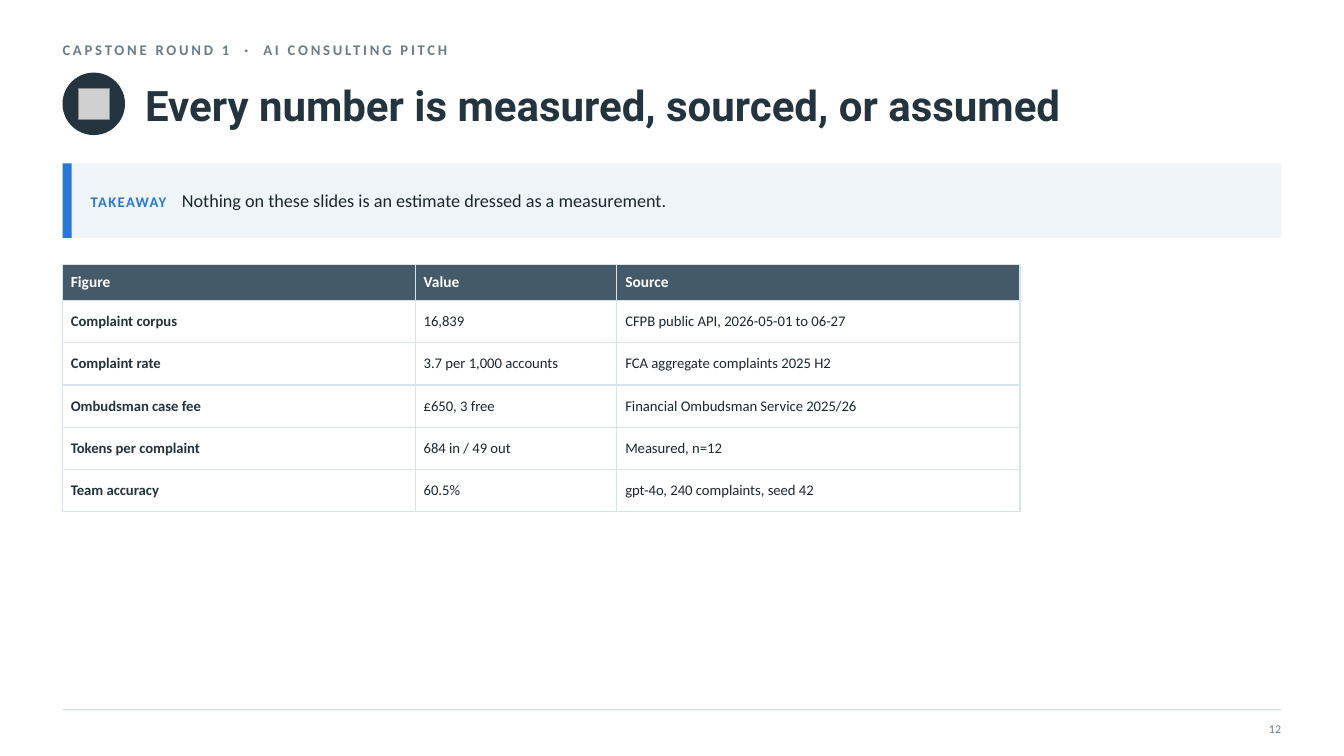
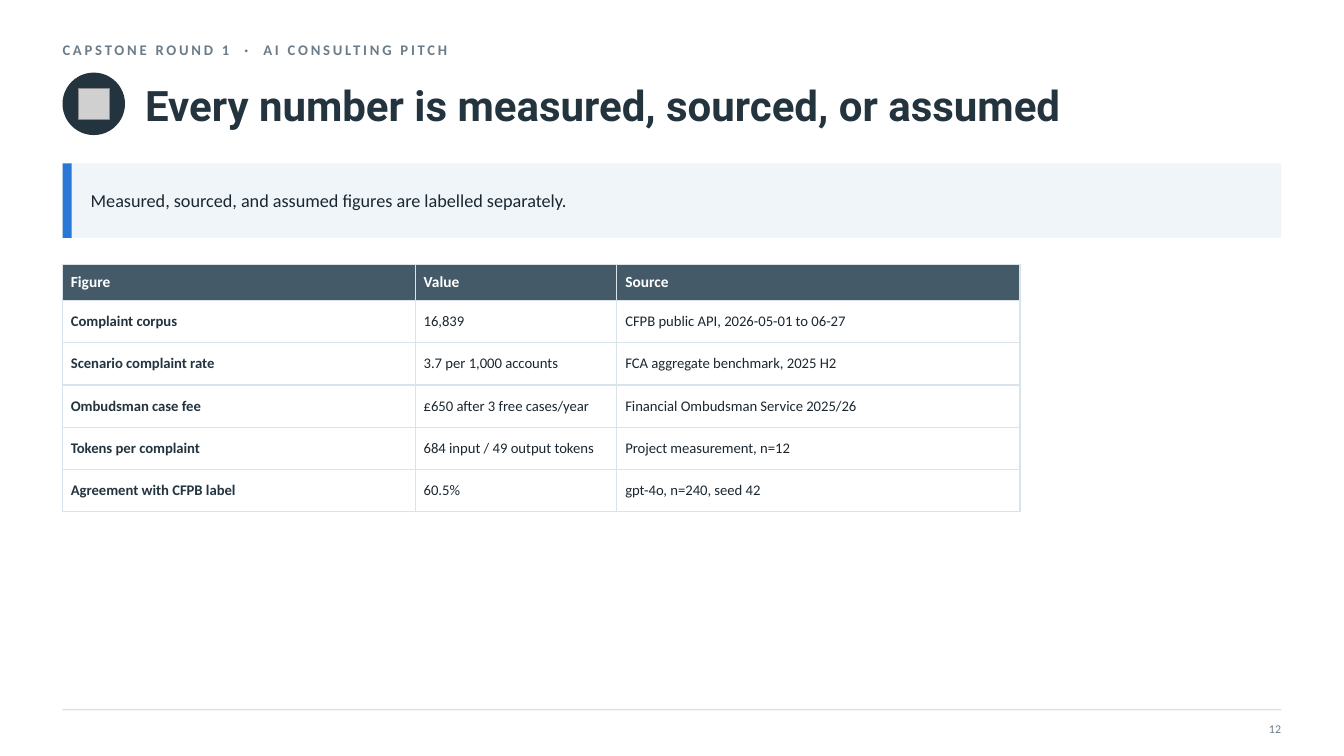
Before and after one commit to nyelugo/PROJECT-Capstone-AI-Consulting, a slide deck: slide 14 of presentation/round1_pitch.pptx (slide 13 before the commit). Drawn at 1344x756 pixels with LibreOffice and Linux fonts; fonts in the diff are those of the drawing; grey boxes stand for pictures. Boxes give left, top, right and bottom in pixels: in the first picture for what was removed or moved away, otherwise in the second. Text is boxed around its words. In the diff, an @@ line names an element or a change of style, - is before the commit and + after.

```diff
--- a/presentation/round1_pitch.pptx
+++ b/presentation/round1_pitch.pptx
@@ text at (x1=91, y1=194, x2=567, y2=210): text changed @@
-TAKEAWAY Nothing on these slides is an estimate dressed as a measurement.
+Measured, sourced, and assumed figures are labelled separately.
@@ table at (x1=63, y1=264, x2=1020, y2=502) @@
-row 3, column 1: Complaint rate
+row 3, column 1: Scenario complaint rate
-row 3, column 3: FCA aggregate complaints 2025 H2
+row 3, column 3: FCA aggregate benchmark, 2025 H2
-row 4, column 2: £650, 3 free
+row 4, column 2: £650 after 3 free cases/year
-row 5, column 2: 684 in / 49 out
+row 5, column 2: 684 input / 49 output tokens
-row 5, column 3: Measured, n=12
+row 5, column 3: Project measurement, n=12
-row 6, column 1: Team accuracy
+row 6, column 1: Agreement with CFPB label
-row 6, column 3: gpt-4o, 240 complaints, seed 42
+row 6, column 3: gpt-4o, n=240, seed 42
```
Also in this commit, not shown: 12 other slides changed, 1 slide added, 5 other files.
